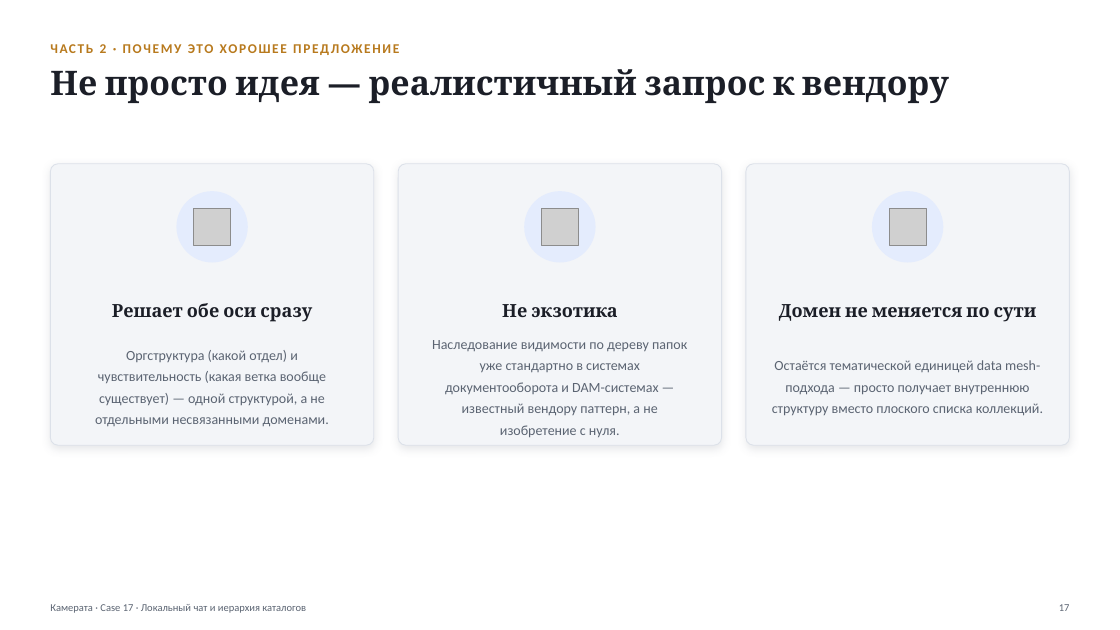
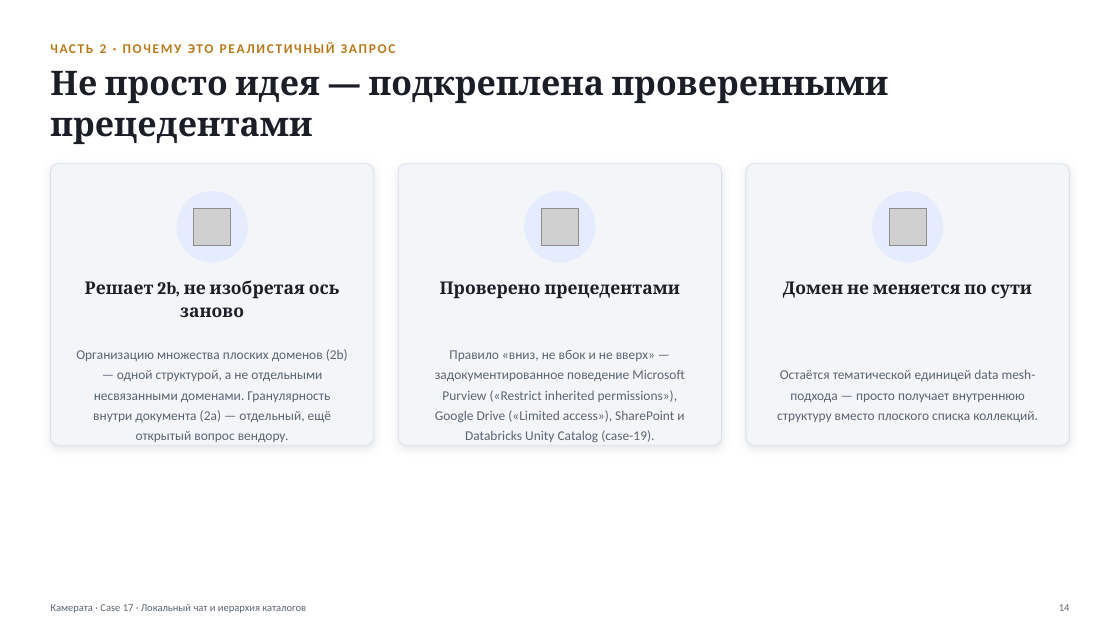
Before and after one commit to vladilslavandrosov-prog/job-RAG, a slide deck: slide 14 of docs/presentations/case-17-lokalny-chat-i-ierarhiya-katalogov.pptx (slide 17 before the commit). Drawn at 1120x630 pixels with LibreOffice and Linux fonts; fonts in the diff are those of the drawing; grey boxes stand for pictures. Boxes give left, top, right and bottom in pixels: in the first picture for what was removed or moved away, otherwise in the second. Text is boxed around its words. In the diff, an @@ line names an element or a change of style, - is before the commit and + after.

```diff
--- a/docs/presentations/case-17-lokalny-chat-i-ierarhiya-katalogov.pptx
+++ b/docs/presentations/case-17-lokalny-chat-i-ierarhiya-katalogov.pptx
@@ text at (50,71,889,144): text changed @@
-Не просто идея — реалистичный запрос к вендору
+Не просто идея — подкреплена проверенными прецедентами
@@ text "Решает 2b, не изобретая ось ..." at (85,280,340,317): vertical alignment middle to top @@
@@ text at (85,280,340,317): text changed; size 15.5 to 15 pt @@
-Решает обе оси сразу
+Решает 2b, не изобретая ось заново
@@ text "Проверено прецедентами" at (440,281,680,299): vertical alignment middle to top @@
@@ text at (440,281,680,299): text changed; size 15.5 to 15 pt @@
-Не экзотика
+Проверено прецедентами
@@ text "Домен не меняется по сути" at (783,281,1032,298): size 15.5 to 15 pt; vertical alignment middle to top @@
@@ text at (76,349,348,442): text changed; size 12 to 11.5 pt @@
-Оргструктура (какой отдел) и чувствительность (какая ветка вообще существует) — одной структурой, а не отдельными несвязанными доменами.
+Организацию множества плоских доменов (2b) — одной структурой, а не отдельными несвязанными доменами. Гранулярность внутри документа (2a) — отдельный, ещё открытый вопрос вендору.
@@ text at (435,350,684,443): text changed; size 12 to 11.5 pt @@
-Наследование видимости по дереву папок уже стандартно в системах документооборота и DAM-системах — известный вендору паттерн, а не изобретение с нуля.
+Правило «вниз, не вбок и не вверх» — задокументированное поведение Microsoft Purview («Restrict inherited permissions»), Google Drive («Limited access»), SharePoint и Databricks Unity Catalog (case-19).
@@ text "Остаётся тематической единицей data mesh-подхода ...": place and size @@
-text "Остаётся тематической единицей data mesh-подхода ..." at (772,360,1043,416)
+text "Остаётся тематической единицей data mesh-подхода ..." at (777,369,1038,422)
@@ text "Остаётся тематической единицей data mesh-подхода ..." at (777,369,1038,422): size 12 to 11.5 pt; line spacing 1.28 to 1.26 @@
@@ text at (1059,604,1070,611): text changed @@
-17
+14
```
Also in this commit, not shown: 13 other slides changed, 1 slide added, 4 slides removed.
